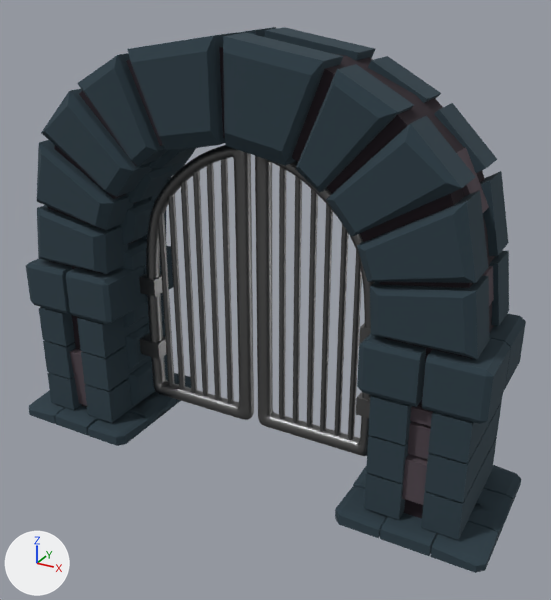
The FBX model Assets/Resources/Models/fbx/Ворота.fbx as it was, and as the next commit left it.
Rendered twice from a 50 mm lens placed at (4.57, -7.75, 5.81), pointed at (0.33, -0.04, 1.96). Every picture has the same lights, and +X, +Y and +Z are marked at lower left. Where no turn or scale is listed for an object, it has been applied to the vertices.

The first picture shows 'ВоротаЛевая', 'ВоротаПравая', 'Куб', 'Куб.001', 'Куб.002', 'Куб.003', 'Куб.004', 'Куб.006'.
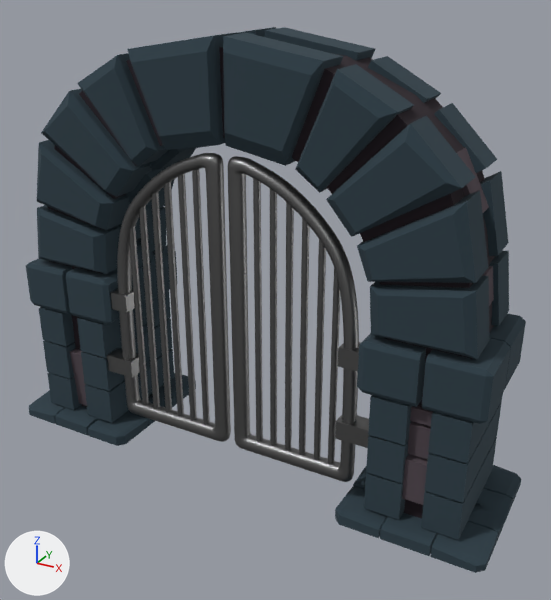
Edits to the bpy script that builds the scene:
```text
Change me_куб_009:
    where me_куб_009.from_pydata(...)  # 9740 vertices, 9728 faces; spans x -1.5..0.17, y -0.1..0.1, z -0.17..3.66
    used by ob_воротаправая; location = (1.54, 0.0, 0.2)
    me_куб_009 part 2: the whole mesh is moved by (-0.08, 0.0, -1.19)
Change me_куб_008:
    where me_куб_008.from_pydata(...)  # 9740 vertices, 9728 faces; spans x -3.26..-1.59, y -0.1..0.1, z -0.17..3.66
    used by ob_вороталевая; location = (1.54, 0.0, 0.2)
    me_куб_008 part 1: the whole mesh is moved by (3.17, 0.0, -1.19)
Change ob_воротаправая:
    ob_воротаправая.location: (1.54, 0.0, 0.2) -> (1.63, -0.61, 1.39)
Change ob_вороталевая:
    ob_вороталевая.location: (1.54, 0.0, 0.2) -> (-1.63, -0.61, 1.39)
Change ob_куб_006:
    ob_куб_006.location: (1.82, 0.0, 0.8) -> (1.82, -0.61, 0.8)
```

Changed parts and their boxes [x1, y1, x2, y2] in the pictures (551 x 600 px):
'ВоротаПравая', moved: before [255, 156, 375, 456]; after [228, 156, 359, 482]
'ВоротаЛевая', moved: before [146, 145, 254, 420]; after [117, 153, 231, 442]
'Куб.006', moved: before [139, 274, 371, 418]; after [96, 289, 385, 448]
'Куб.004', unchanged, covered by the edit: before [118, 145, 215, 405]; after [118, 145, 215, 399]
